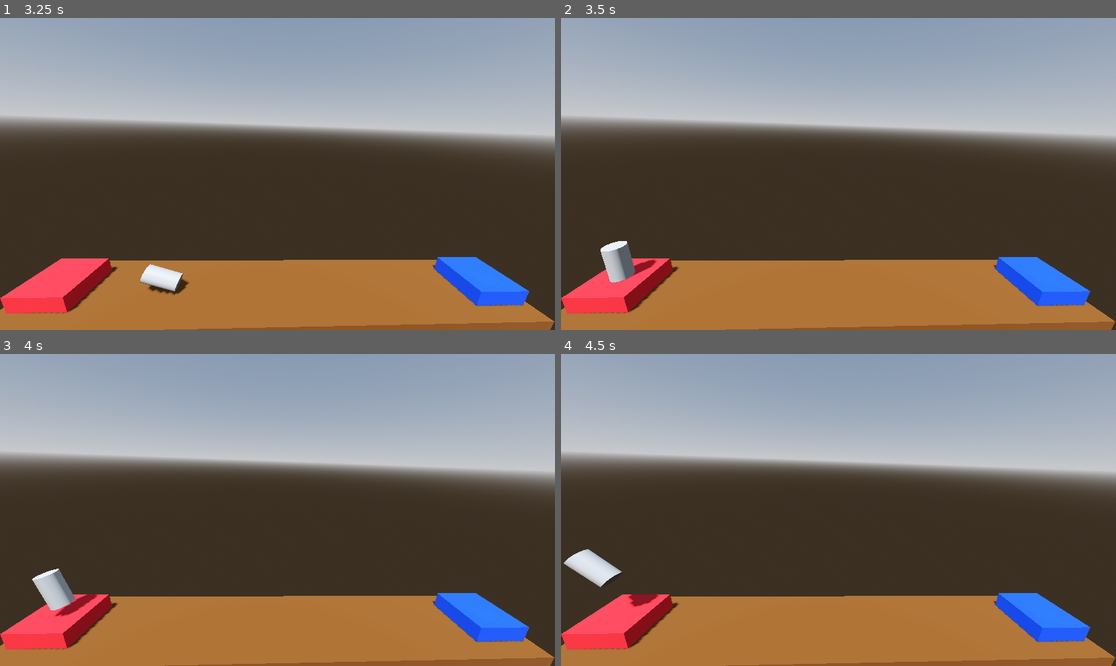
Above: before the commit, frames 1-4 (two rows, left to right).
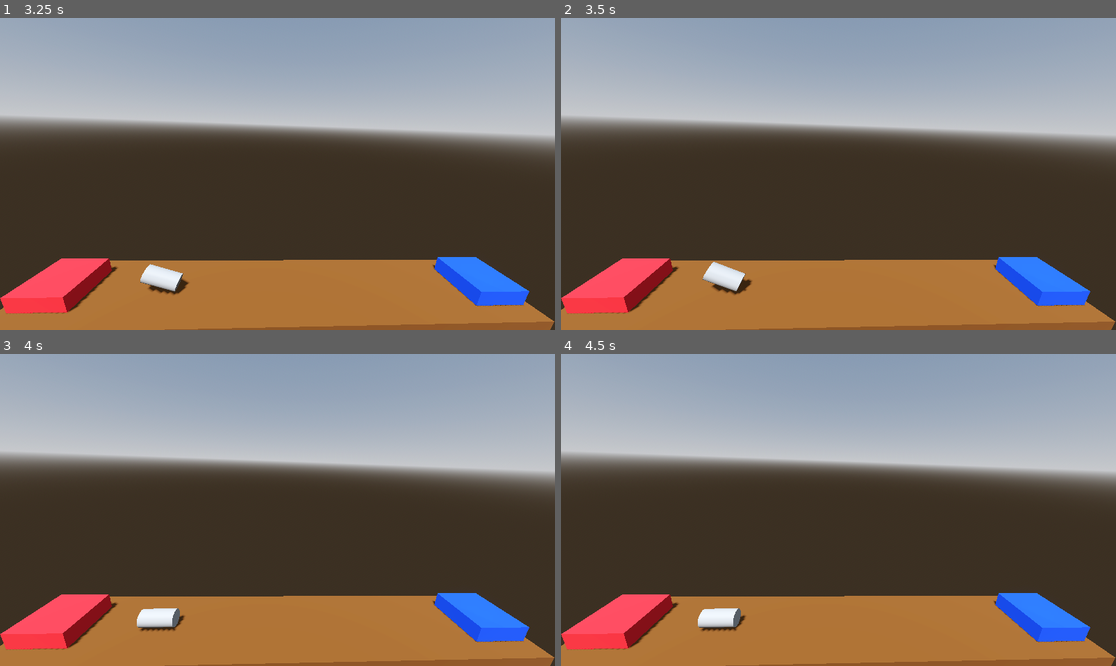
Above: after the commit, the same moments.

Repository: thisguymartin/ProjectBoost
Game: Godot game, scene res://Levels/Level_1.tscn
The game is run twice, just before and just after one commit, with the same random seed, the same clock (stepped at 60 frames per second) and the same inputs.
Inputs (mouse positions are in pixels of both pictures, inside the frame that each line leads up to):
- Up to frame 1 (3.25 s): tap Enter at 0.5 s; move the mouse to (399, 158) at 0.52 s; hold D (turn_right) 0.53-1.28 s; hold Space (boost) 0.53-1.28 s; move the mouse to (166, 189) at 1.27 s; hold Down (ui_down) 1.28-2.03 s; tap Space (boost) at 1.35, 2.85 s; move the mouse to (333, 105) at 2.02 s; hold Space (boost) 2.03-2.78 s; hold D (turn_right) from 2.03 s (still down); move the mouse to (249, 236) at 2.77 s
- Up to frame 2 (3.5 s): keep holding D (turn_right)
- Up to frame 3 (4 s): move the mouse to (444, 556) at 3.52 s; release D (turn_right) at 3.53 s; hold A (turn_left) from 3.53 s (still down); hold Space (boost) from 3.53 s (still down)
- Up to frame 4 (4.5 s): keep holding A (turn_left); move the mouse to (672, 463) at 4.27 s; release Space (boost) at 4.28 s; tap Space (boost) at 4.35 s

Frame 1 is identical in both runs. In frame 2, 1.3% of the frame differs, in the area x 7-35%, y 71-89%; in frame 3, 1.3%, in the area x 5-34%, y 68-89%; in frame 4, 1.3%.

Commit message:
Update function to handle edge cases

Diff:
--- a/Player.gd
+++ b/Player.gd
@@ -1,53 +1,63 @@
 extends RigidBody3D
 
-## How much vertical force to apply when the player is pressing the "boost" action.
+# The amount of vertical force to apply when the player presses the "boost" action.
 @export_range(750, 2000) var Thrust: float = 1000.0
+# The amount of torque to apply when turning.
 @export_range(1, 250) var Torque: float = 100
 
+# Flag to check if a scene transition is happening.
+var is_transitioning: bool = false
 
 func _ready() -> void:
+    print("test ready")
+    pass
 
-	print("test ready")
-	pass # Replace with function body.
-
-
-# Called every frame. 'delta' is the elapsed time since the previous frame.
+# `_process` function is called every frame, 'delta' is the time elapsed since the previous frame.
 func _process(delta: float) -> void:
 
-	if Input.is_action_pressed("boost"):
-		apply_central_force(basis.y * delta * Thrust)
+    # Apply vertical force if the "boost" action is pressed.
+    if Input.is_action_pressed("boost"):
+        apply_central_force(basis.y * delta * Thrust)
 
-	if Input.is_action_pressed("turn_right"):
-		apply_torque(Vector3(0,0,Torque * delta))
+    if Input.is_action_pressed("turn_right"):
+        apply_torque(Vector3(0,0,Torque * delta))
 
-	if Input.is_action_pressed("turn_left"):
-		apply_torque(Vector3(0,0,-Torque * delta))
+    if Input.is_action_pressed("turn_left"):
+        apply_torque(Vector3(0,0,-Torque * delta))
 
-	if Input.is_action_pressed("ui_down"):
-		apply_central_force(basis.y * delta * -Thrust)
-
+    if Input.is_action_pressed("ui_down"):
+        apply_central_force(basis.y * delta * -Thrust)
 
 func _on_body_entered(body: Node)-> void:
-	if "Goal" in body.get_groups():
-		print(body)
-		landed_sequence(body.file_path)
+    if not is_transitioning:
+        # Check if the body is part of the "Goal" group, start landing sequence.
+        if "Goal" in body.get_groups():
+            print(body)
+            landed_sequence(body.file_path)
 
-	if "Failed" in body.get_groups():
-		crash_sequence()
-
+        # Check if the body is part of the "Failed" group, start crash sequence.
+        if "Failed" in body.get_groups():
+            crash_sequence()
 
 func crash_sequence() -> void:
-	print("Kaboom")
+    print("Kaboom")
+    # Disable further processing to stop the character's movement.
+    set_process(false)
+    # Set flag for scene transition.
+    is_transitioning = true
 
-	## retry the current scene
-	get_tree().reload_current_scene()
-
+    # Create a tween to delay before retrying the scene.
+    var tween = create_tween()
+    tween.tween_interval(1.5)
+    # Set the callback to reload the current scene after the interval.
+    tween.tween_callback(get_tree().reload_current_scene)
 
 func landed_sequence(next_level_file: String) -> void:
-	print("Landed")
-	# get_tree().quit()
-	print("next_level_file")
+    print("Landed")
 
-	print(next_level_file)
-
-	get_tree().change_scene_to_file(next_level_file)
+    # Create a tween to delay the transition to the next level.
+    var tween = create_tween()
+    tween.tween_interval(1.5)
+    # Set the callback to change to the next level scene after the interval.
+    # 'bind' is used to pass 'next_level_file' to 'change_scene_to_file'.
+    tween.tween_callback(get_tree().change_scene_to_file.bind(next_level_file))
